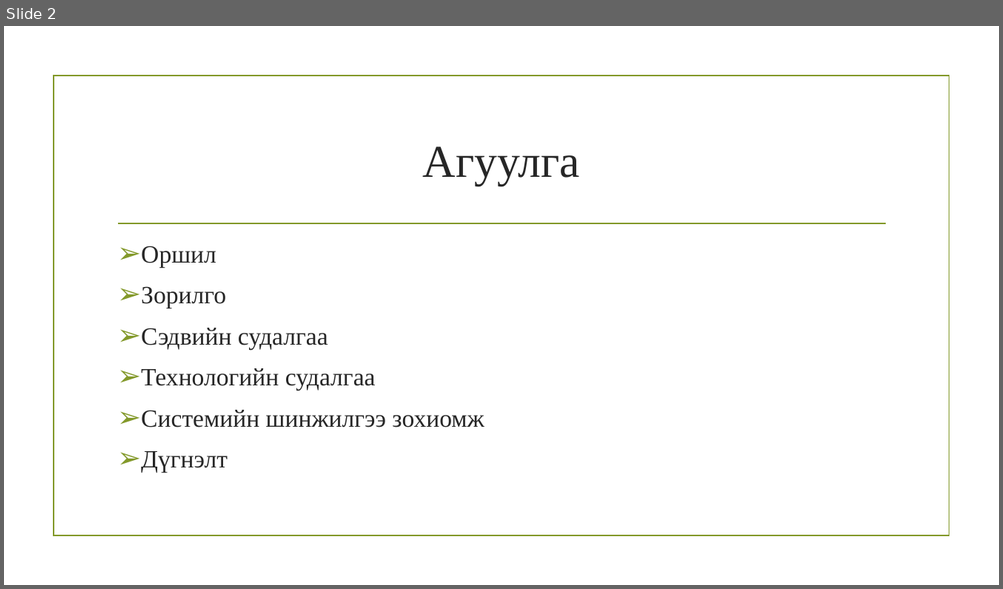
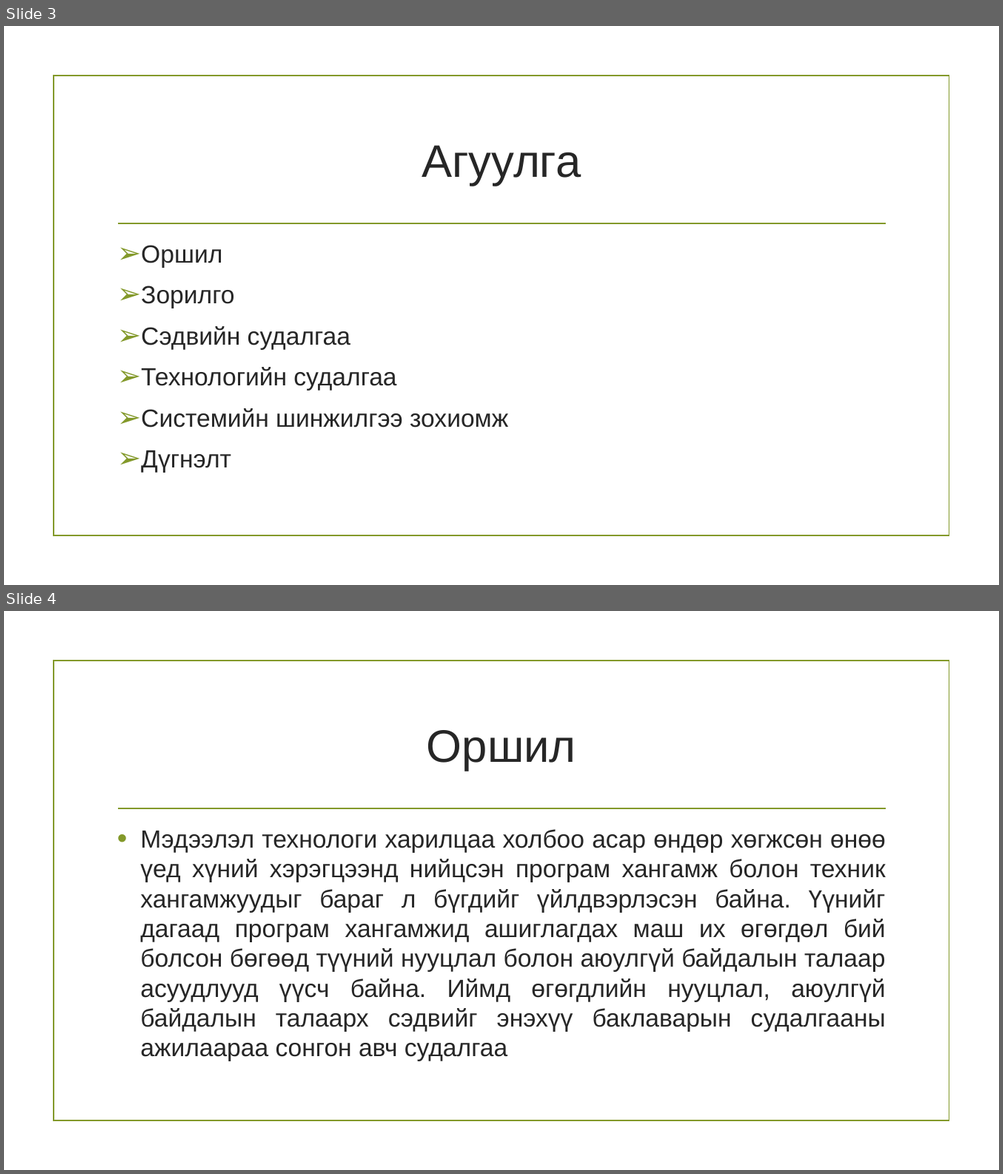
Before and after one commit to md33/tailan, a slide deck: Өгөгдлийн нууцлал,.pptx. Shown one above the other, each under a label of ours: slide 2 before the commit, slides 3 and 4 after it. The pictures are 1003x589 and 1003x1174 pixels, drawn with LibreOffice and Linux fonts; fonts in the diff are those of the drawing; background and template pictures are left out. Boxes give left, top, right and bottom in pixels: in the first picture for what was removed or moved away, otherwise in the second. Text is boxed around its words. In the diff, an @@ line names an element or a change of style, - is before the commit and + after.

```diff
--- a/Өгөгдлийн нууцлал,.pptx
+++ b/Өгөгдлийн нууцлал,.pptx
@@ slide 4 added at box(4, 611, 999, 1170), background picture (left out); not listed: 2 template elements that a slide beside it also shows @@
@@ title added at box(427, 730, 576, 771), 44 pt, text #262626 @@
+Оршил
@@ text added at box(140, 829, 885, 1062), 24 pt, text #262626 @@
+• Мэдээлэл технологи харилцаа холбоо асар өндөр хөгжсөн өнөө үед хүний хэрэгцээнд нийцсэн програм хангамж болон техник хангамжуудыг бараг л бүгдийг үйлдвэрлэсэн байна. Үүнийг дагаад програм хангамжид ашиглагдах маш их өгөгдөл бий болсон бөгөөд түүний нууцлал болон аюулгүй байдалын талаар асуудлууд үүсч байна. Иймд өгөгдлийн нууцлал, аюулгүй байдалын талаарх сэдвийг энэхүү баклаварын судалгааны ажилаараа сонгон авч судалгаа
@@ what was slide 2 is now slide 3 @@
@@ slide 3 changed as well @@
@@ title "Агуулга" at box(421, 145, 580, 186): font Times New Roman to Arial @@
@@ text "Оршил" at box(141, 245, 508, 473): font Times New Roman to Arial @@
```
Also in this commit, not shown: 9 other slides changed, 18 other slides added, 2 slides removed, 38 other files.
